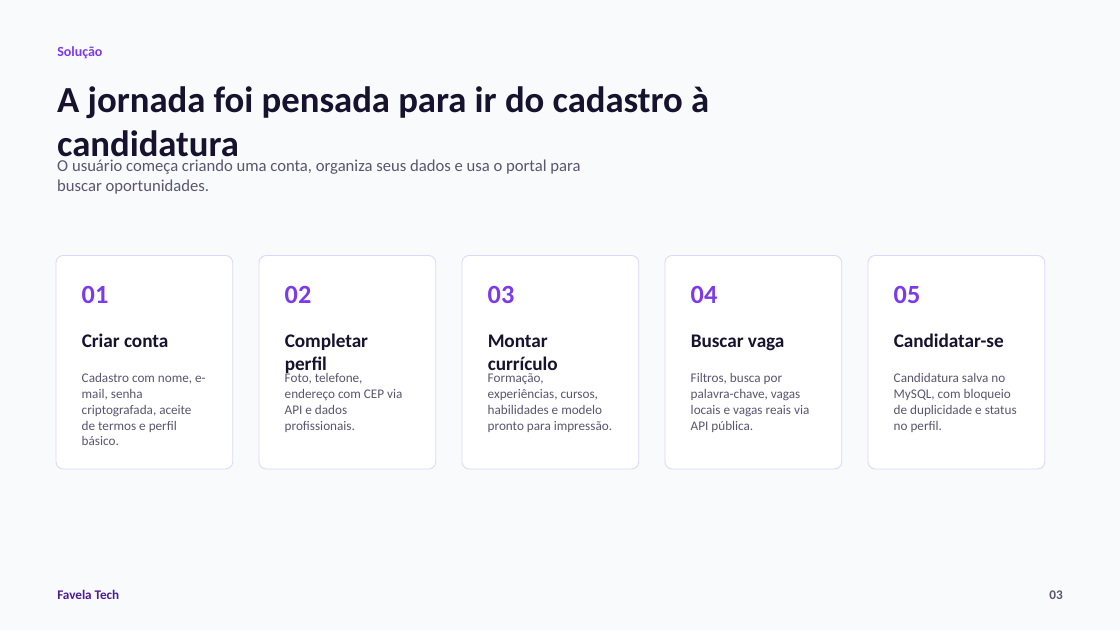
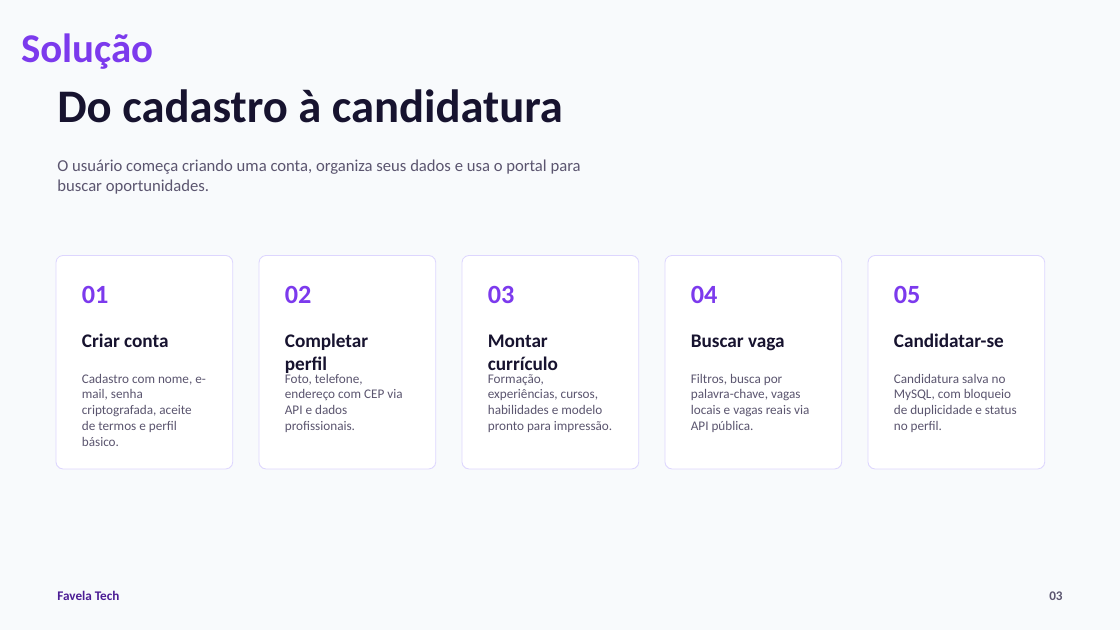
Before and after one commit to victor-hugor-log/Projeto-Final, a slide deck: slide 3 of pitch/favela-tech-apresentacao.pptx. Drawn at 1120x630 pixels with LibreOffice and Linux fonts; fonts in the diff are those of the drawing. Boxes give left, top, right and bottom in pixels: in the first picture for what was removed or moved away, otherwise in the second. Text is boxed around its words. In the diff, an @@ line names an element or a change of style, - is before the commit and + after.

```diff
--- a/pitch/favela-tech-apresentacao.pptx
+++ b/pitch/favela-tech-apresentacao.pptx
@@ text "Solução": place and size @@
-text "Solução" at <box>57,46,102,59</box>
+text "Solução" at <box>21,33,153,69</box>
@@ text "Solução" at <box>21,33,153,69</box>: size 12 to 35 pt @@
@@ text at <box>57,89,563,123</box>: text changed; size 31.5 to 40 pt @@
-A jornada foi pensada para ir do cadastro à candidatura
+Do cadastro à candidatura
```
Also in this commit, not shown: 6 other slides changed, 2 slides added, 5 slides removed, 17 other files.
